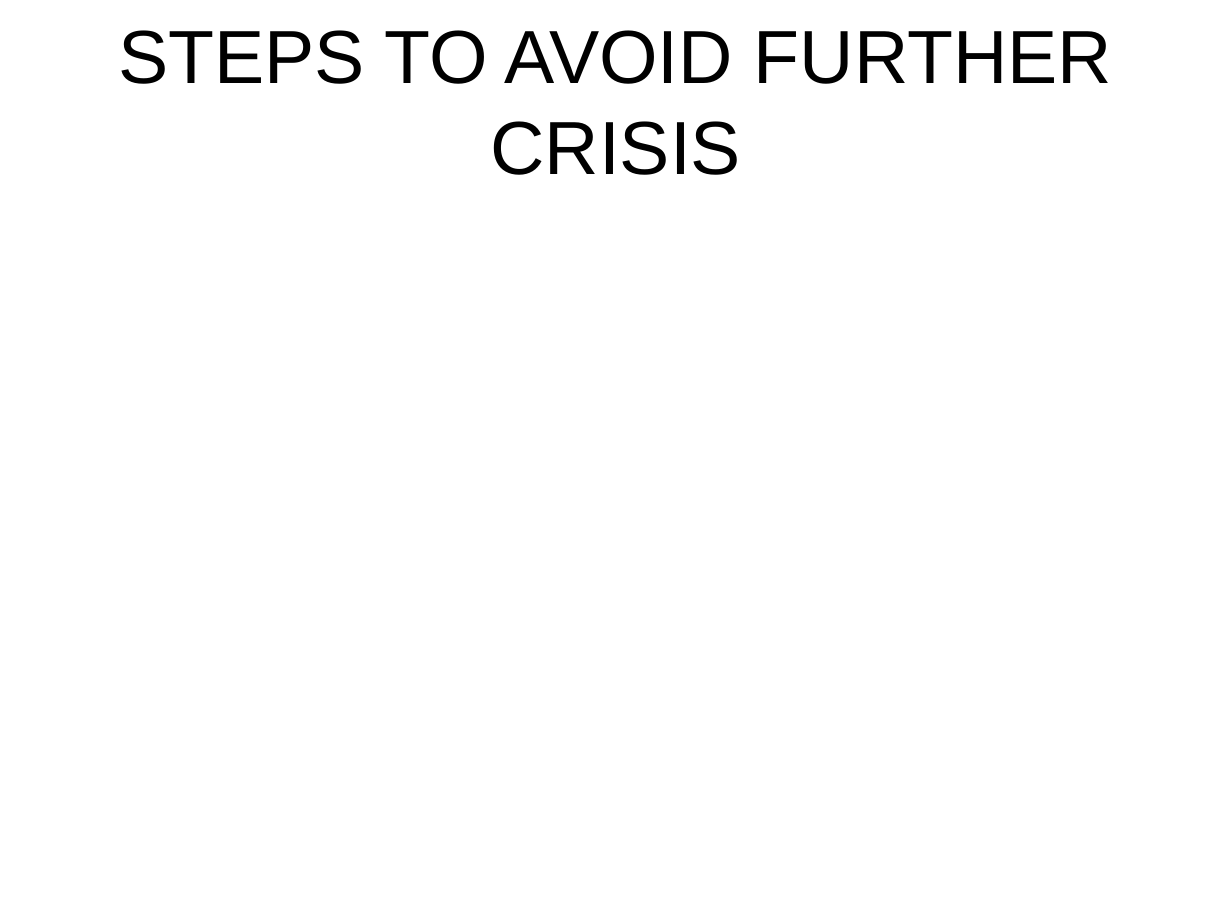
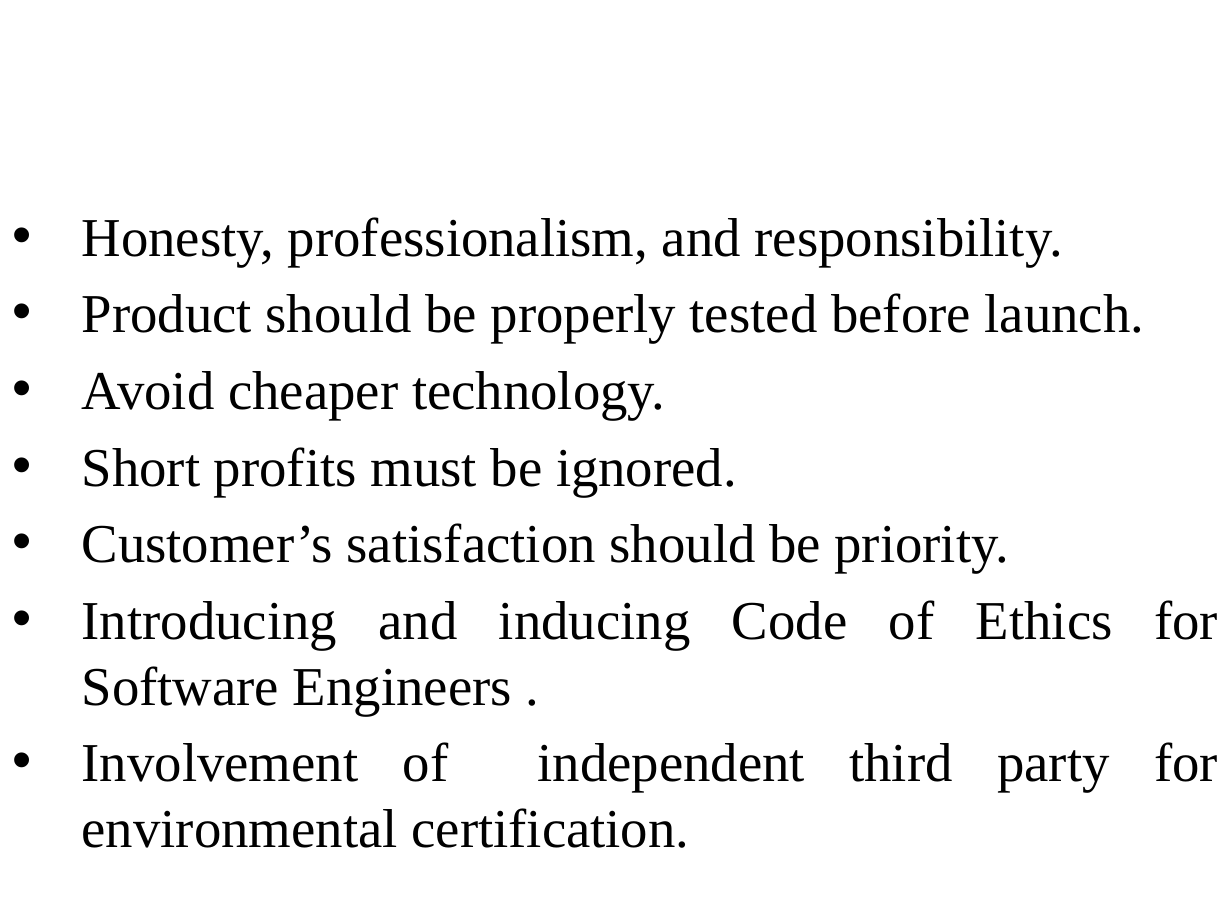
Before and after one commit to ajinkyabedekar/Case-Study, a slide deck: slide 9 of CASE STUDY VOLKSWAGEN POLLUTION SCANDAL.pptx (slide 8 before the commit). Drawn at 1232x924 pixels with LibreOffice and Linux fonts; fonts in the diff are those of the drawing; background and template pictures are left out. Boxes give left, top, right and bottom in pixels: in the first picture for what was removed or moved away, otherwise in the second. Text is boxed around its words. In the diff, an @@ line names an element or a change of style, - is before the commit and + after.

```diff
--- a/CASE STUDY VOLKSWAGEN POLLUTION SCANDAL.pptx
+++ b/CASE STUDY VOLKSWAGEN POLLUTION SCANDAL.pptx
@@ title "STEPS TO AVOID FURTHER CRISIS" at (0,0,1232,198): text colour #000000 to #FFFFFF @@
@@ subtitle added at (82,217,1218,848), 32 pt, text #000000 @@
+• Honesty, professionalism, and responsibility.
+• Product should be properly tested before launch.
+• Avoid cheaper technology.
+• Short profits must be ignored.
+• Customer’s satisfaction should be priority.
+• Introducing and inducing Code of Ethics for Software Engineers .
+• Involvement of independent third party for environmental certification.
```
Also in this commit, not shown: 6 other slides changed, 3 slides added, 1 slide removed, 7 other files.
